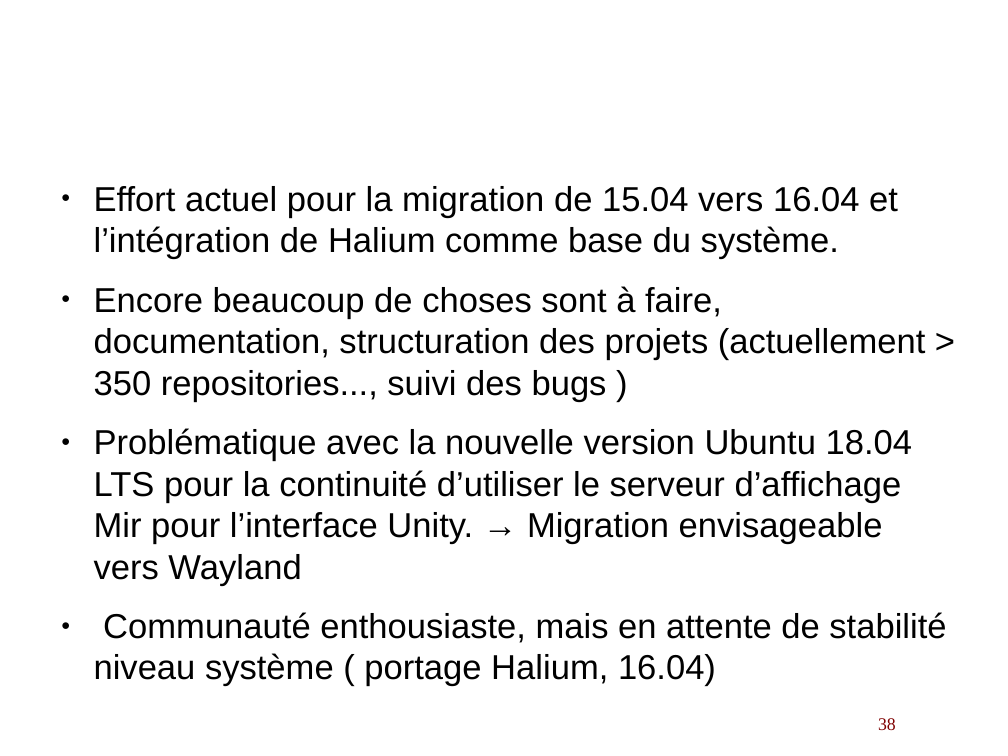
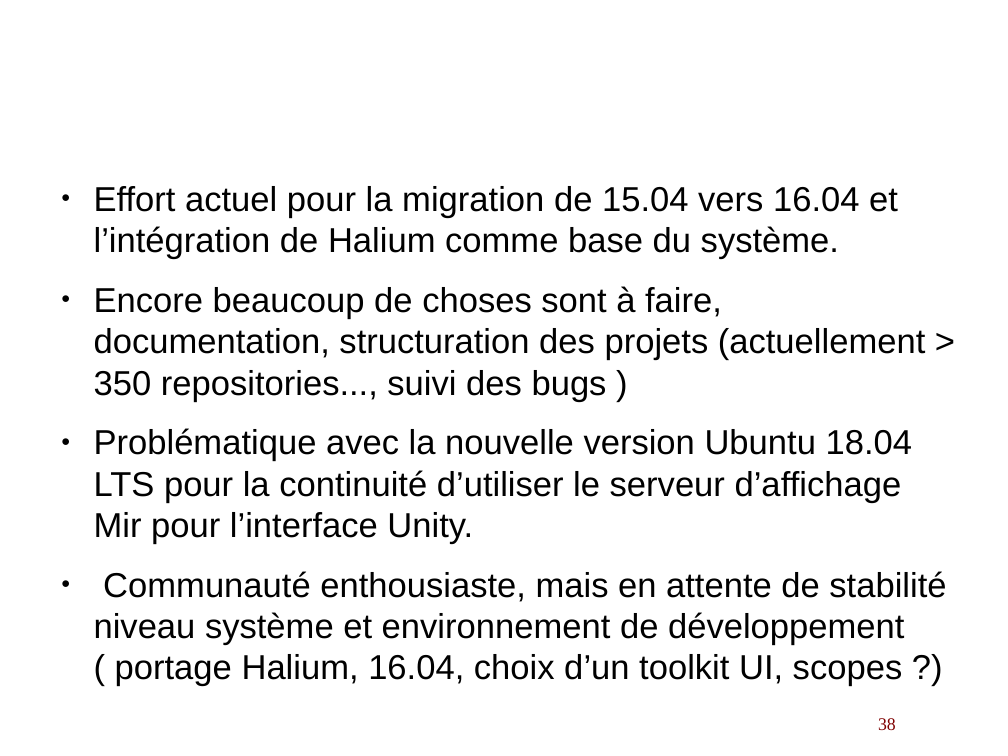
Before and after one commit to lduboeuf/ut-helloworld-py, a slide deck: slide 38 of osmobiles.odp. Drawn at 1008x756 pixels with LibreOffice and Linux fonts; fonts in the diff are those of the drawing; background and template pictures are left out. Boxes give left, top, right and bottom in pixels: in the first picture for what was removed or moved away, otherwise in the second. Text is boxed around its words. In the diff, an @@ line names an element or a change of style, - is before the commit and + after.

```diff
--- a/osmobiles.odp
+++ b/osmobiles.odp
@@ text at <box>94,428,946,687</box>: text changed @@
-● Problématique avec la nouvelle version Ubuntu 18.04 LTS pour la continuité d’utiliser le serveur d’affichage Mir pour l’interface Unity. → Migration envisageable vers Wayland
-● Communauté enthousiaste, mais en attente de stabilité niveau système ( portage Halium, 16.04)
+● Problématique avec la nouvelle version Ubuntu 18.04 LTS pour la continuité d’utiliser le serveur d’affichage Mir pour l’interface Unity.
+● Communauté enthousiaste, mais en attente de stabilité niveau système et environnement de développement ( portage Halium, 16.04, choix d’un toolkit UI, scopes ?)
```
Also in this commit, not shown: 3 other slides changed.
